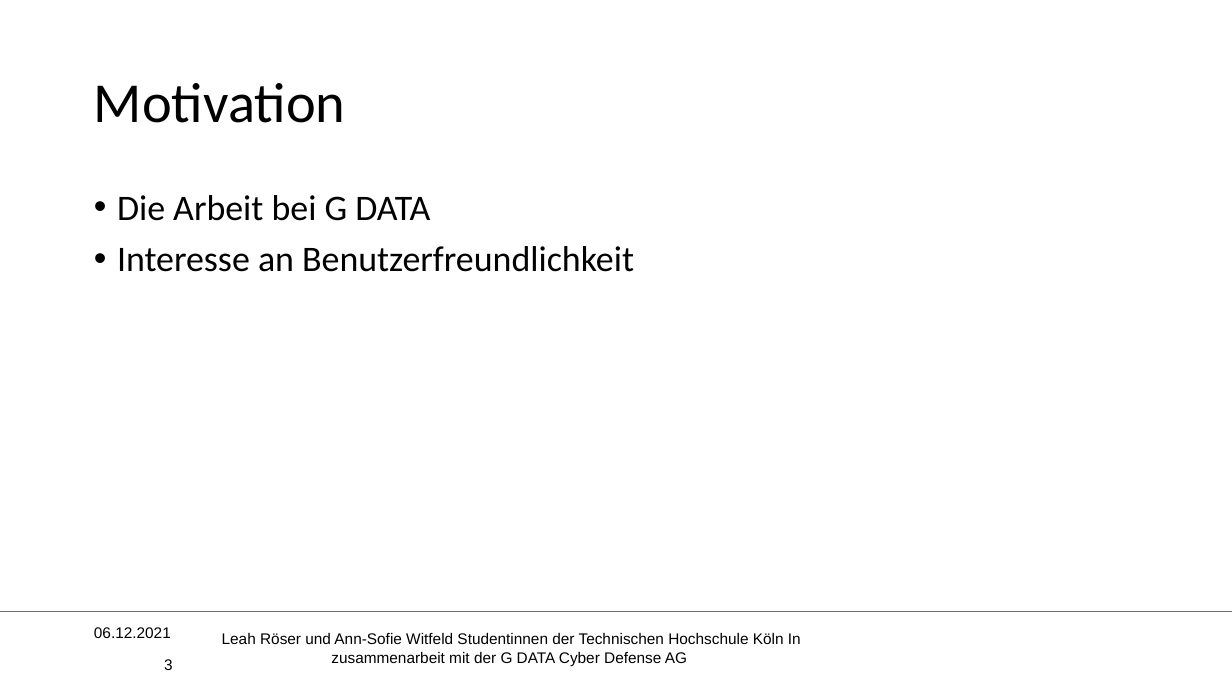
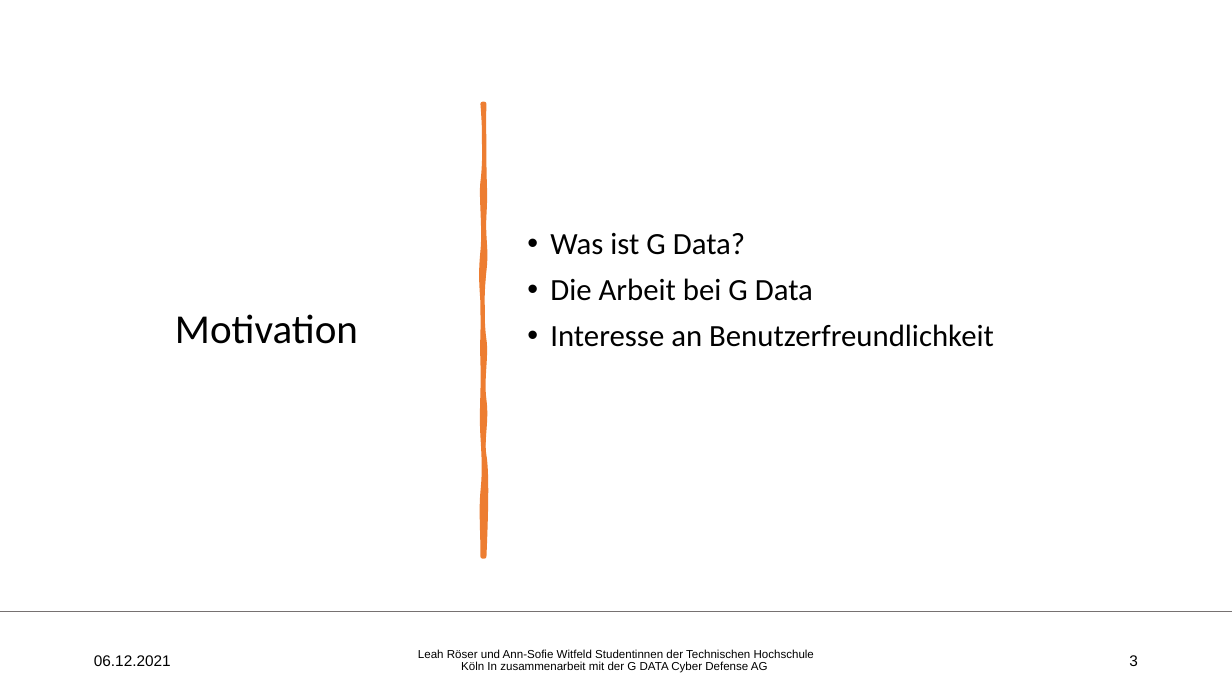
Before and after one commit to Miroeser/Praxisprojekt2021, a slide deck: slide 3 of Praesentation/Designevaluierung Schwerpunkt.pptx. Drawn at 1232x693 pixels with LibreOffice and Linux fonts; fonts in the diff are those of the drawing; background and template pictures are left out. Boxes give left, top, right and bottom in pixels: in the first picture for what was removed or moved away, otherwise in the second. Text is boxed around its words. In the diff, an @@ line names an element or a change of style, - is before the commit and + after.

```diff
--- a/Praesentation/Designevaluierung Schwerpunkt.pptx
+++ b/Praesentation/Designevaluierung Schwerpunkt.pptx
@@ title "Motivation" moved from (x1=94, y1=83, x2=346, y2=123) to (x1=175, y1=314, x2=358, y2=344) @@
@@ title "Motivation" at (x1=175, y1=314, x2=358, y2=344): size 44 to 32 pt; alignment left to centre @@
@@ text "Was ist G Data?" moved from (x1=117, y1=195, x2=634, y2=272) to (x1=550, y1=233, x2=994, y2=347) @@
@@ text "Was ist G Data?" at (x1=550, y1=233, x2=994, y2=347): vertical alignment top to middle @@
@@ freeform shape added at (x1=482, y1=104, x2=484, y2=556), fill #ED7D31, outline #ED7D31 3.25 pt @@
@@ text at (x1=550, y1=233, x2=813, y2=301): text changed; size 28 to 24 pt @@
-• Die Arbeit bei G DATA
+• Was ist G Data?
+• Die Arbeit bei G Data
@@ text at (x1=550, y1=324, x2=994, y2=347): size 28 to 24 pt in "Interesse an Benutzerfreundlichkeit" @@
@@ text "06.12.2021" moved from (x1=94, y1=627, x2=171, y2=638) to (x1=94, y1=655, x2=171, y2=666) @@
@@ text "06.12.2021" at (x1=94, y1=655, x2=171, y2=666): more space between paragraphs @@
@@ text "Leah Röser und Ann-Sofie Witfeld ..." moved from (x1=222, y1=633, x2=801, y2=667) to (x1=418, y1=649, x2=814, y2=673) @@
@@ text "Leah Röser und Ann-Sofie Witfeld ..." at (x1=418, y1=649, x2=814, y2=673): size 12 to 9 pt; line spacing 1 to 0.9; more space between paragraphs @@
@@ page number at (x1=1129, y1=655, x2=1138, y2=666): more space between paragraphs @@
@@ page number moved from (x1=164, y1=659, x2=173, y2=670) to (x1=1129, y1=655, x2=1138, y2=666) @@
```
Also in this commit, not shown: 18 other slides changed, 7 slides added, 2 other files.
